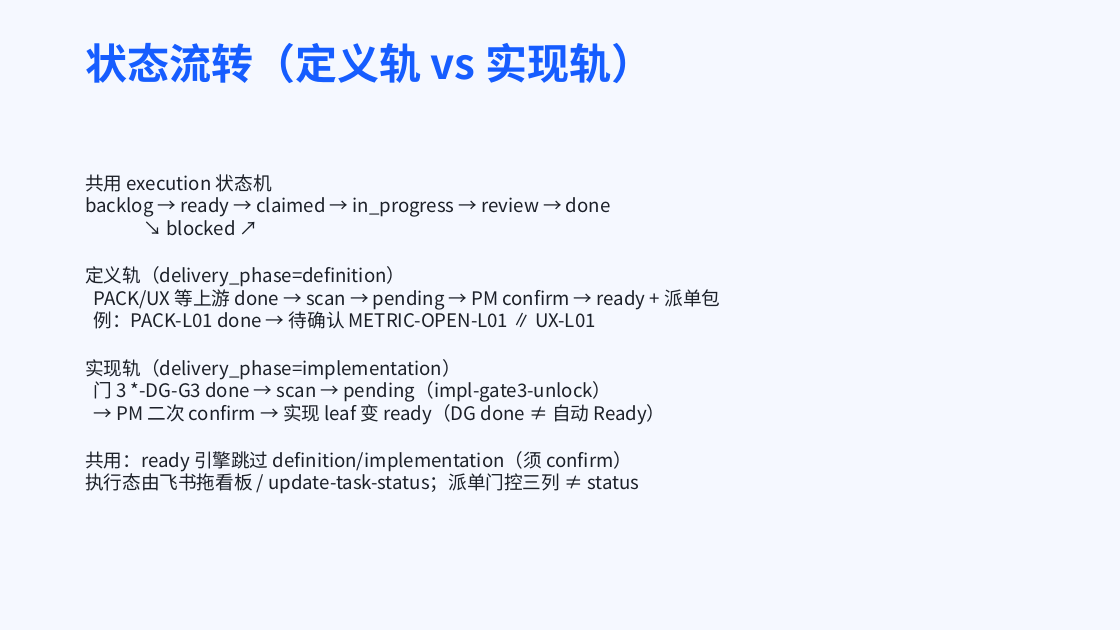
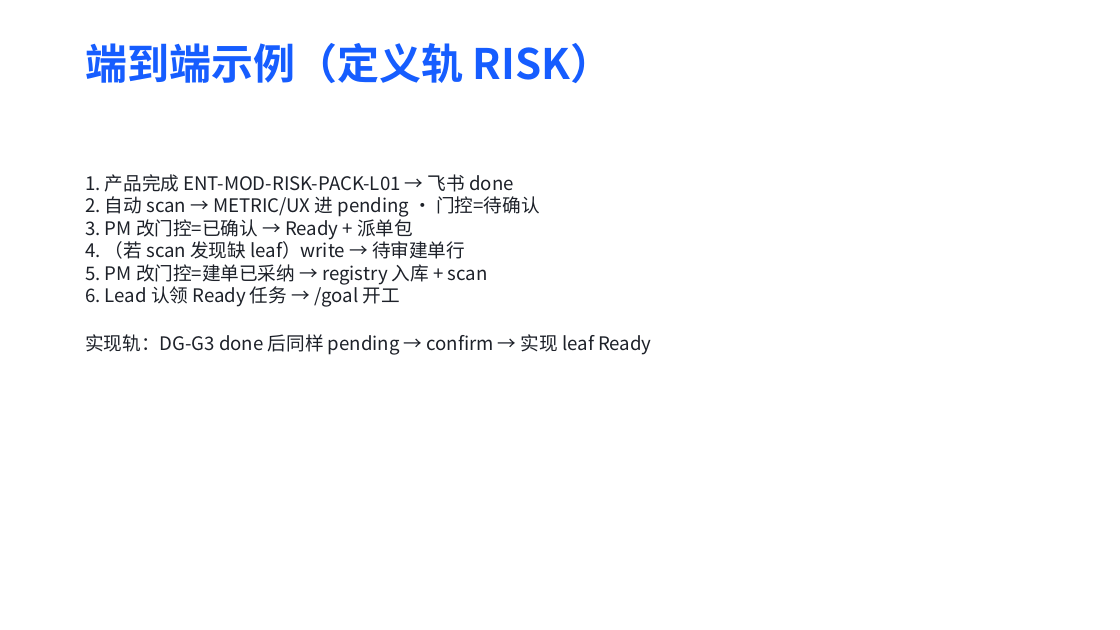
Before and after one commit to Marisolebxf/-, a slide deck: slide 14 of agent-delivery/培训/自动派单与飞书确认-团队协作培训.pptx (slide 5 before the commit). Drawn at 1120x630 pixels with LibreOffice and Linux fonts; fonts in the diff are those of the drawing. Boxes give left, top, right and bottom in pixels: in the first picture for what was removed or moved away, otherwise in the second. Text is boxed around its words. In the diff, an @@ line names an element or a change of style, - is before the commit and + after.

```diff
--- a/agent-delivery/培训/自动派单与飞书确认-团队协作培训.pptx
+++ b/agent-delivery/培训/自动派单与飞书确认-团队协作培训.pptx
@@ background #F5F8FF to #FFFFFF @@
@@ title at <box>85,43,613,83</box>: text changed @@
-状态流转（定义轨 vs 实现轨）
+端到端示例（定义轨 RISK）
@@ text at <box>85,174,651,355</box>: text changed @@
-共用 execution 状态机
-backlog → ready → claimed → in_progress → review → done
-↘ blocked ↗
-定义轨（delivery_phase=definition）
-PACK/UX 等上游 done → scan → pending → PM confirm → ready + 派单包
-例：PACK-L01 done → 待确认 METRIC-OPEN-L01 ∥ UX-L01
-实现轨（delivery_phase=implementation）
-门 3 *-DG-G3 done → scan → pending（impl-gate3-unlock）
-→ PM 二次 confirm → 实现 leaf 变 ready（DG done ≠ 自动 Ready）
-共用：ready 引擎跳过 definition/implementation（须 confirm）
-执行态由飞书拖看板 / update-task-status；派单门控三列 ≠ status
+1. 产品完成 ENT-MOD-RISK-PACK-L01 → 飞书 done
+2. 自动 scan → METRIC/UX 进 pending · 门控=待确认
+3. PM 改门控=已确认 → Ready + 派单包
+4. （若 scan 发现缺 leaf）write → 待审建单行
+5. PM 改门控=建单已采纳 → registry 入库 + scan
+6. Lead 认领 Ready 任务 → /goal 开工
+实现轨：DG-G3 done 后同样 pending → confirm → 实现 leaf Ready
```
Also in this commit, not shown: 11 other slides changed, 7 slides added, 3 slides removed, 2 other files.
